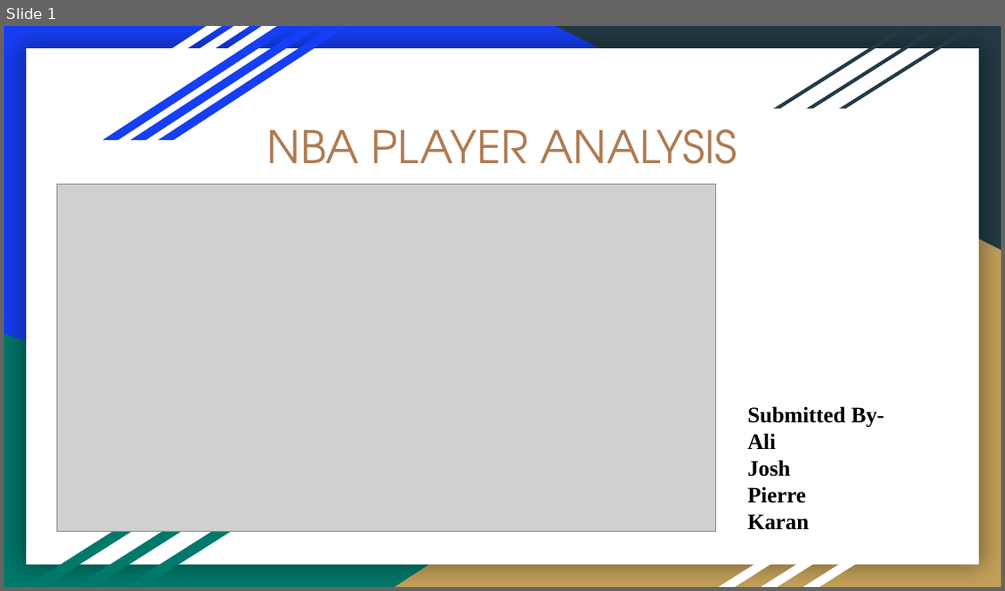
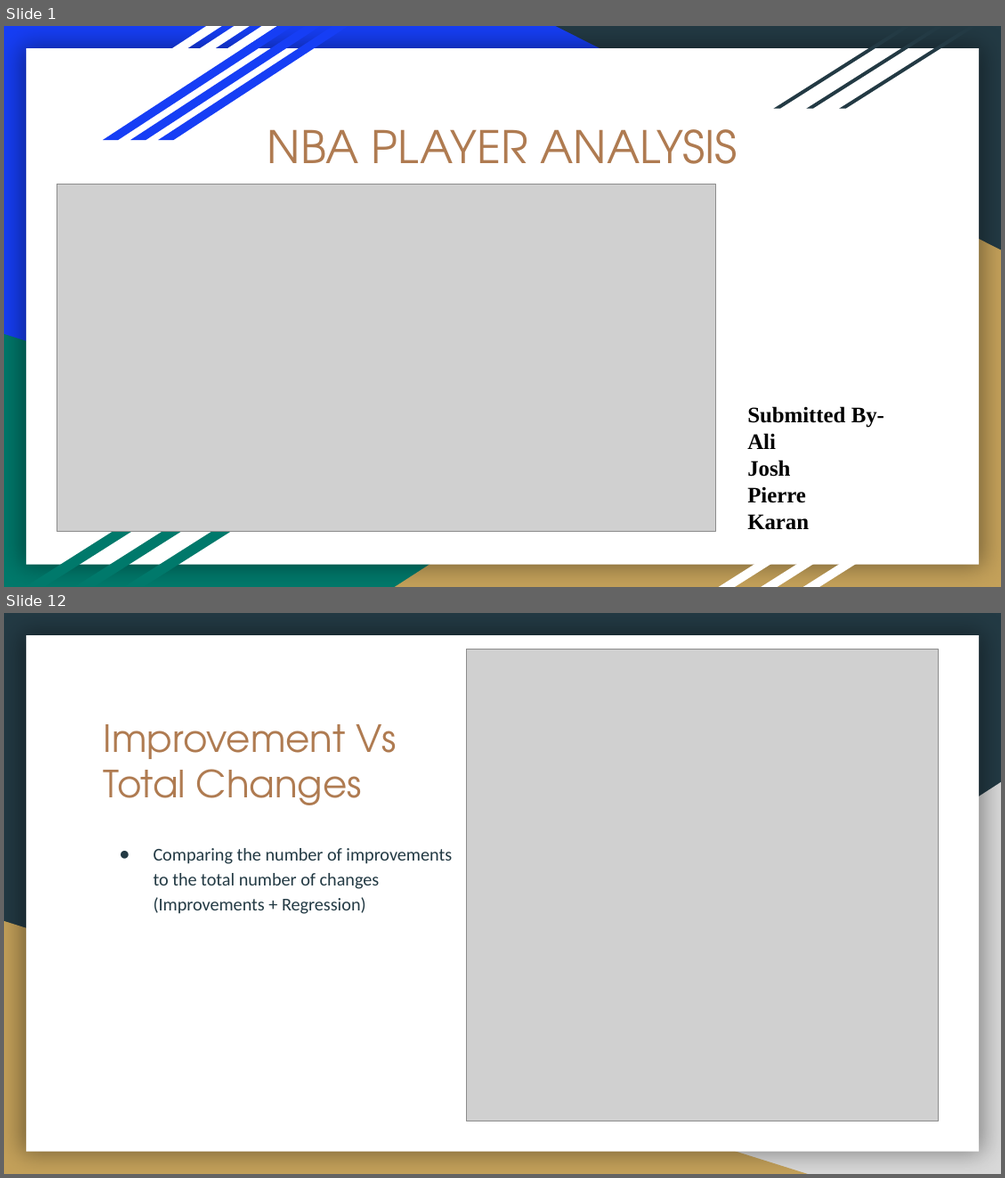
Before and after one commit to joshb738/NBA_Player_Analysis, a slide deck: Visualization/NBA_PLAYER_ANALYSIS.pptx. Shown one above the other, each under a label of ours: slide 1 before the commit, slides 1 and 12 after it; the slides between them are not shown. The pictures are 1005x591 and 1005x1178 pixels, drawn with LibreOffice and Linux fonts; fonts in the diff are those of the drawing; grey boxes stand for pictures. Boxes give left, top, right and bottom in pixels: in the first picture for what was removed or moved away, otherwise in the second. Text is boxed around its words. In the diff, an @@ line names an element or a change of style, - is before the commit and + after.

```diff
--- a/Visualization/NBA_PLAYER_ANALYSIS.pptx
+++ b/Visualization/NBA_PLAYER_ANALYSIS.pptx
@@ slide 12 added at (4, 613, 1001, 1174), background #233A44; not listed: 1 template element that a slide beside it also shows @@
@@ picture added at (467, 649, 938, 1120) @@
@@ title added at (104, 724, 396, 805), 27 pt, text #AF7B51 @@
+Improvement Vs Total Changes
@@ right triangle added at (395, 782, 1001, 1174), fill #D9D9D9 @@
@@ text added at (154, 848, 452, 914), 13 pt, text #233A44 @@
+● Comparing the number of improvements to the total number of changes (Improvements + Regression)
@@ right triangle added at (4, 921, 808, 1174), fill #C4A15A @@
```
Also in this commit, not shown: 5 slides changed, 5 other slides added, 10 slides removed, 1 other file.
